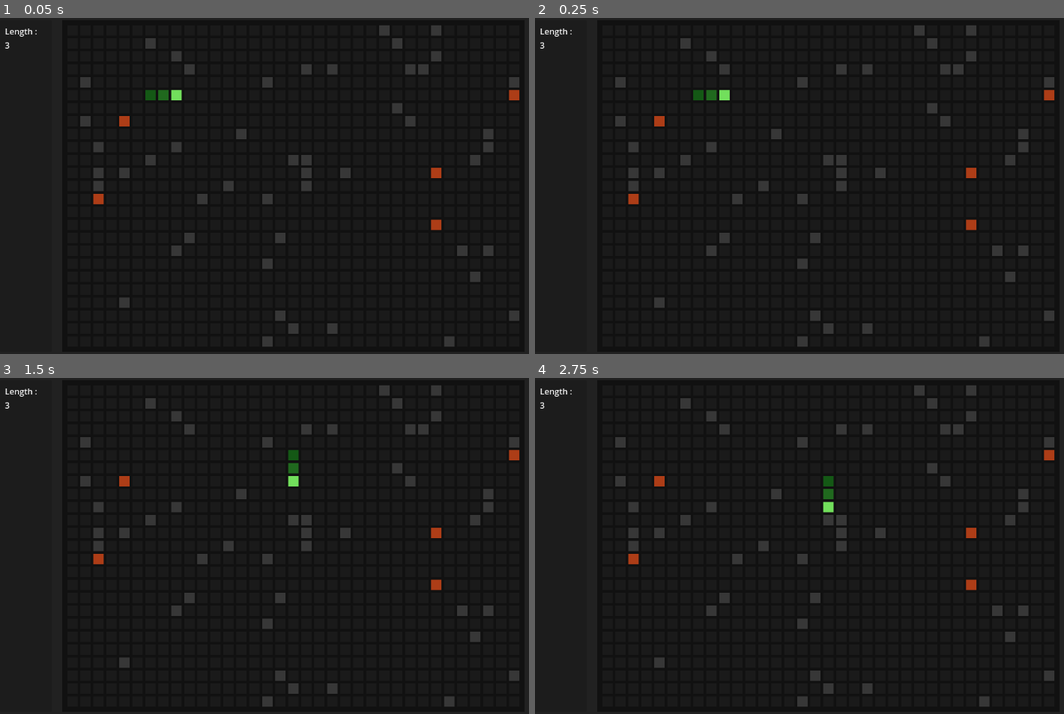
Above: before the commit, frames 1-4 (two rows, left to right).
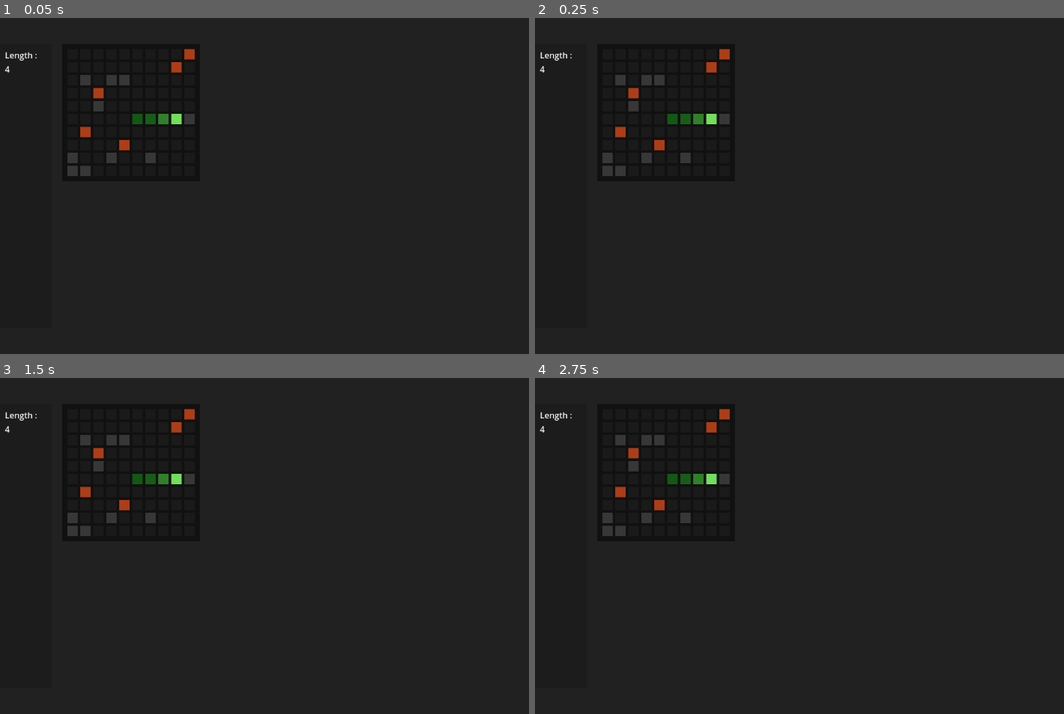
Above: after the commit, the same moments.

Repository: emecdelam/multiplayer_snake
Game: Godot game, scene res://scenes/main_game.tscn
The game is run twice, just before and just after one commit, with the same random seed, the same clock (stepped at 60 frames per second) and the same inputs.
Inputs:
- Up to frame 1 (0.05 s): no input
- Up to frame 2 (0.25 s): no input
- Up to frame 3 (1.5 s): hold Right (move_right) 0.53-1.28 s; hold Down (move_down) from 1.28 s (still down)
- Up to frame 4 (2.75 s): tap Enter at 2 s; release Down (move_down) at 2.03 s; hold Right (move_right) from 2.03 s (still down)

The runs differ from the first frame. In frame 1, 2.2% of the frame differs, in the area x 0-99%, y 3-64%; in frame 2, 2.2%; in frame 3, 2.2%; in frame 4, 2.2%.

Commit message:
fixing bug for gradient not displaing on deth

Diff:
--- a/project.godot
+++ b/project.godot
@@ -18,22 +18,22 @@
 [input]
 
 move_up={
-"deadzone": 0.5,
+"deadzone": 0.7,
 "events": [Object(InputEventKey,"resource_local_to_scene":false,"resource_name":"","device":0,"window_id":0,"alt_presse …(181 unchanged characters)…
 ]
 }
 move_down={
-"deadzone": 0.5,
+"deadzone": 0.7,
 "events": [Object(InputEventKey,"resource_local_to_scene":false,"resource_name":"","device":0,"window_id":0,"alt_presse …(181 unchanged characters)…
 ]
 }
 move_left={
-"deadzone": 0.5,
+"deadzone": 0.7,
 "events": [Object(InputEventKey,"resource_local_to_scene":false,"resource_name":"","device":0,"window_id":0,"alt_presse …(181 unchanged characters)…
 ]
 }
 move_right={
-"deadzone": 0.5,
+"deadzone": 0.7,
 "events": [Object(InputEventKey,"resource_local_to_scene":false,"resource_name":"","device":0,"window_id":0,"alt_presse …(181 unchanged characters)…
 ]
 }
--- a/scenes/main_game.tscn
+++ b/scenes/main_game.tscn
@@ -119,7 +119,9 @@
 number_cell_y = null
 human_game = null
 number_fruits = null
+number_walls = null
+player_length = null
 
 [node name="Timer" type="Timer" parent="Panel/MarginContainer/HBoxContainer/Panel2"]
-wait_time = 0.1
+wait_time = 0.15
 one_shot = true
--- a/scripts/main_game.gd
+++ b/scripts/main_game.gd
@@ -5,11 +5,13 @@
 #--------------------------------------
 @export var cell_size: Vector2 = Vector2(20, 20)
 @export var border_size: Vector2 = Vector2(5, 5)
-@export var number_cell_x: int = 35
-@export var number_cell_y: int = 25
+@export var number_cell_x: int = 10
+@export var number_cell_y: int = 10
 @export var human_game: bool = true
 @export var players: Array[Player]
 @export var number_fruits: int = 5
+@export var number_walls: int = 10
+@export var player_length: int = 3
 #--------------------------------------
 # ONREADY
 #--------------------------------------
@@ -22,7 +24,7 @@
 #--------------------------------------
 var map: Map = Map.new()
 var timer: Timer
-
+var spawn_regions: Array
 var param: Parameters = Parameters.new()
 
 
@@ -33,6 +35,7 @@
 	create_map()
 	create_player()
 	timer  = get_parent().get_node("Timer")
+	map.generate_walls(number_walls)
 
 
 
@@ -63,7 +66,8 @@
 	map.cell = cell
 	map.create_map(get_parent(), self)
 	map.generate_fruits(number_fruits)
-	map.generate_walls(50)
+
+
 
 
 ## Creates the players
@@ -74,6 +78,10 @@
 		players.append(player)
 		add_child(player)
 
+## Creates the spawn regions
+func create_spawn():
+	pass
+
 
 ## Handles the death of any player
 func handle_death_player(player: Player):
--- a/scripts/map.gd
+++ b/scripts/map.gd
@@ -62,16 +62,17 @@
 ## Generate the {number} of fruits
 func generate_fruits(number: int):
 	for i in range(number):
-		if not generate_fruit():
-			i -= 1
+		if not generate_fruit(number_cell_x * number_cell_y):
+			print("[WARNING] Couldn't generate fruit")
 			continue
 
 ##Generate a single fruit
-func generate_fruit() -> bool:
-	var pos: Vector2 = Vector2(randi_range(0, number_cell_x-1), randi_range(0, number_cell_y-1))
-	if get_cell(pos).color == param.empty_cell_color:
-		change_cell_color(pos, param.fruit_cell_color)
-		return true
+func generate_fruit(max_ite: int) -> bool:
+	for i in range(max_ite):
+		var pos: Vector2 = Vector2(randi_range(0, number_cell_x-1), randi_range(0, number_cell_y-1))
+		if get_cell(pos).color == param.empty_cell_color:
+			change_cell_color(pos, param.fruit_cell_color)
+			return true
 	return false
 
 
--- a/scripts/player.gd
+++ b/scripts/player.gd
@@ -10,7 +10,7 @@
 var tail_color: Color
 var alive: bool = false
 var score: Label
-
+var new_inputs: bool = false
 # Directions
 enum Direction { UP, DOWN, LEFT, RIGHT, NULL}
 
@@ -21,11 +21,15 @@
 #--------------------------------------
 # Functions
 #--------------------------------------
-
+func _process(delta):
+	if not alive:
+		return
+	check_inputs()
 
 
 ## Initialize positions and color for the cells
 func initialize_player(coordinates:Array, panel_colors: Array, map: Map, label:Label):
+	# Initializing variables
 	color = panel_colors[0]
 	tail_color = panel_colors[1]
 	alive = true
@@ -33,7 +37,10 @@
 	for coor in coordinates:
 		body.append(coor)
 		map.add_player_pos(coor, self)
+	# Setting the score and color
 	update_score()
+	update_player_gradient(map)
+	# Defining the direction
 	if len(body) < 2:
 		print("[WARNING] less than two points are used to place the snake originally")
 		return
@@ -48,7 +55,7 @@
 func move_snake(map: Map) -> bool:
 	if not alive:
 		return false
-	check_inputs()
+
 	var snake_head: Vector2 = body[-1]
 	var new_snake_pos: Vector2 = snake_head + match_direction_vector(direction)
 
@@ -69,6 +76,7 @@
 	var tail = body.pop_front()
 	map.remove_player_pos(tail, self)
 	update_player_gradient(map)
+	new_inputs = false
 	return true
 
 
@@ -108,6 +116,8 @@
 
 ## Checks for user inputs, not usefull for ai
 func check_inputs():
+	if new_inputs:
+		return
 	if Input.is_action_pressed("move_up") and direction != Direction.DOWN:
 		new_direction = Direction.UP
 	elif Input.is_action_pressed("move_down") and direction != Direction.UP:
@@ -117,7 +127,7 @@
 	elif Input.is_action_pressed("move_right") and direction != Direction.LEFT:
 		new_direction = Direction.RIGHT
 	direction = new_direction
-
+	new_inputs = false
 
 
 ## Updates the label used to display the score
